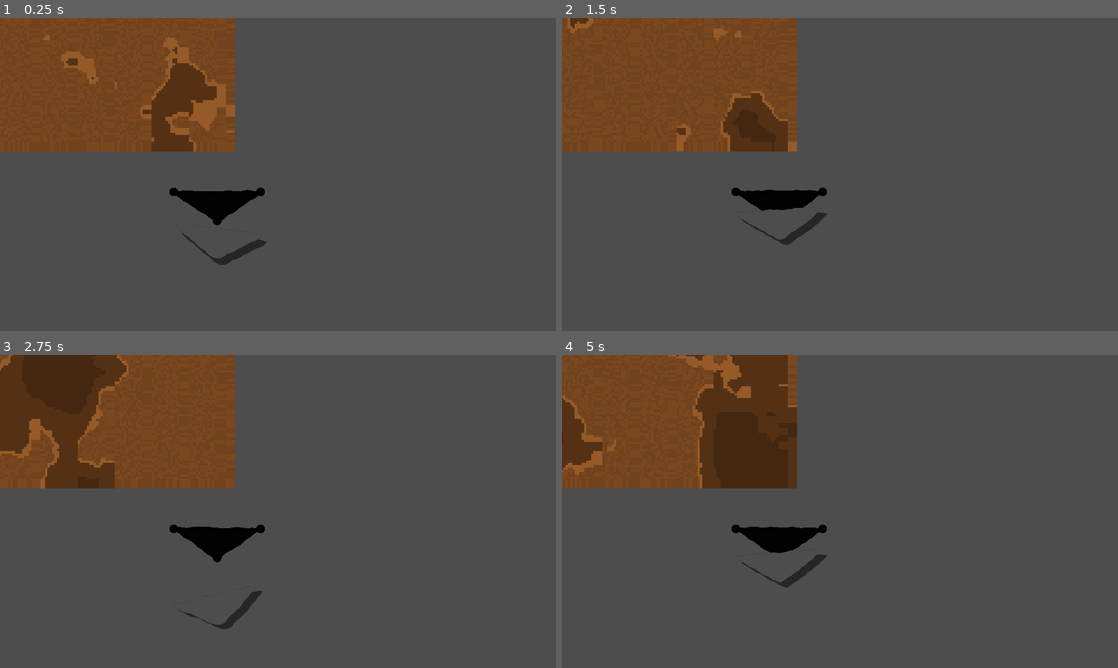
Above: before the commit, frames 1-4 (two rows, left to right).
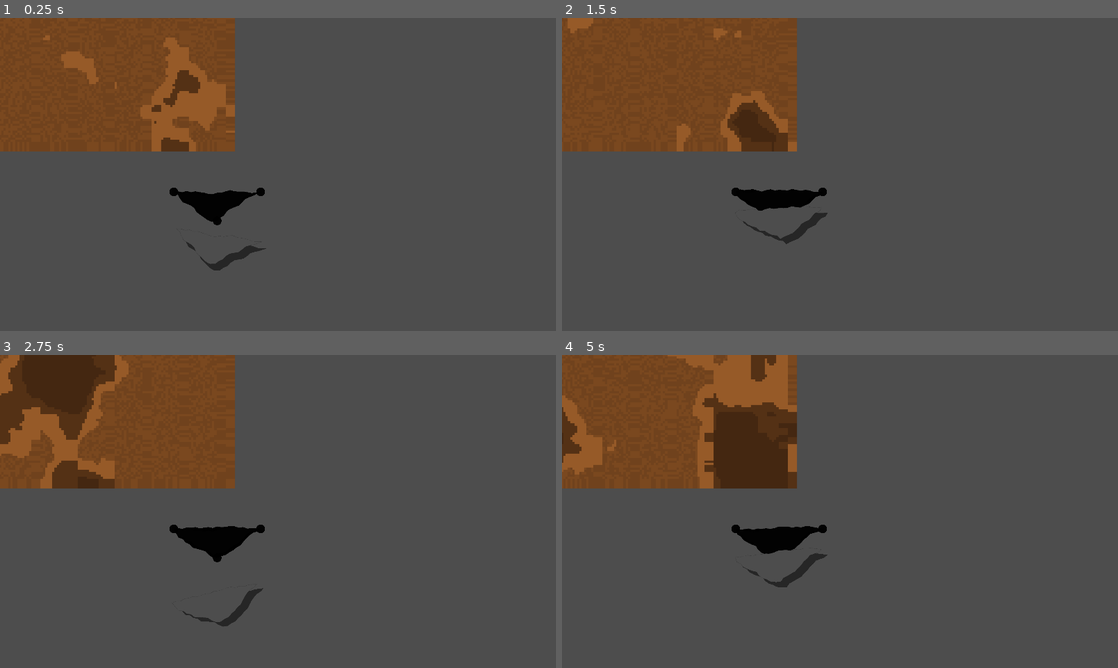
Above: after the commit, the same moments.

Repository: BrodeyYendall/MiningGameGodot
Game: Godot game, scene res://wall.tscn
The game is run twice, just before and just after one commit, with the same random seed, the same clock (stepped at 60 frames per second) and the same inputs.
Inputs (mouse positions are in pixels of both pictures, inside the frame that each line leads up to):
- Up to frame 1 (0.25 s): no input
- Up to frame 2 (1.5 s): tap Enter at 0.5 s; move the mouse to (962, 158) at 0.52 s; tap Tab at 0.6 s; click (962, 158) at 0.67 s; tap Space at 0.77, 0.8, 1.07, 1.35 s; move the mouse to (728, 190) at 1.27 s; click (728, 190) at 1.42 s
- Up to frame 3 (2.75 s): tap Space at 1.52, 1.82, 2.3 s; tap Tab at 1.55, 2.1 s; move the mouse to (333, 442) at 2.02 s; click (333, 442) at 2.17 s
- Up to frame 4 (5 s): move the mouse to (812, 574) at 2.77 s; tap Enter at 2.85 s; click (812, 574) at 2.92 s; tap Space at 3.02, 3.32, 3.77, 3.8, 4.07, 4.35, 4.52, 4.82 s; tap Tab at 3.05, 3.6, 4.55 s; move the mouse to (1006, 558) at 3.52 s; click (1006, 558) at 3.67 s; move the mouse to (673, 464) at 4.27 s; click (673, 464) at 4.42 s

The runs differ from the first frame. In frame 1, 1.8% of the frame differs, in the area x 11-48%, y 9-81%; in frame 2, 0.8%; in frame 3, 2.0%; in frame 4, 3.2%, in the area x 0-48%, y 0-75%.

Commit message:
Rewrote crack algorithm for better configuration and fixed the crack animation.

Diff:
--- a/constants.gd
+++ b/constants.gd
@@ -1,3 +1,27 @@
 extends Node
 
 const HOLE_SIZE = 15
+var CUTOUT_CRACK_CONFIG = CrackConfig.new(6, 12, 5, 3, 10, 0.04)
+var LARGE_CRACK_CONFIG = CrackConfig.new(10, 40, 15, 5, 1000)
+
+
+class CrackConfig:
+	var min_width: int
+	var max_width: int
+	var crack_variance: int
+	var width_variance: int
+	var max_variance: int
+	var animation_delay: float
+	var segment_size: int
+
+
+	func _init(min_width: int, max_width: int, crack_variance: int, width_variance: int,
+			max_variance: int, animation_delay: float = 0.0, segment_size: int = 15):
+
+		self.min_width = min_width
+		self.max_width = max_width
+		self.crack_variance = crack_variance
+		self.width_variance = width_variance
+		self.max_variance = max_variance
+		self.animation_delay = animation_delay
+		self.segment_size = segment_size
--- a/crack.gd
+++ b/crack.gd
@@ -1,62 +1,64 @@
 extends Node2D
 
-@export var segment_size = 15
-@export var half_crack_width = 7 # Must be odd
-@export var min_width = 3
-@export var animation_delay = 0.04
+var config: Constants.CrackConfig
 
 var start: Vector2
-var end: Vector2
+var end = Vector2(-1, -1)
+var direction: Vector2
 var iteration = 2
 var delta_progress = 0
-
-var crack_variance = (half_crack_width - 1) / 2
-var half_of_min_band = (min_width - 1) / 2
 
 var top_line: PackedVector2Array
 var bottom_line: PackedVector2Array
 
-func _ready():
-	assert(half_crack_width % 2 == 1, "half_crack_width must be odd")
-	assert(min_width % 2 == 1, "min_width must be odd")
+func generate_vertices_for_dir(start: Vector2, direction: Vector2, distance: float, config: Constants.CrackConfig) -> void:
+	self.start = start
+	self.direction = direction
+	self.config = config
 
-func generate_vertices(start: Vector2, end: Vector2) -> void:
-	self.start = start
-	self.end = end
-
-	var crack_lines = generate_crack_line(start, end)
+	var crack_lines = generate_crack_line(start, direction, distance)
 	top_line = crack_lines[0]
 	bottom_line = crack_lines[1]
 
+	if end == Vector2(-1, -1): # If not previously assigned a value
+		end = Vector2((top_line[-1].x + bottom_line[-1].x) / 2, (top_line[-1].y + bottom_line[-1].y) / 2)
 
-func generate_crack_line(start: Vector2, end: Vector2) -> Array[PackedVector2Array]:
-	var distance = start.distance_to(end)
-	var direction = start.direction_to(end)
+	# If we dont want an animation for this crack
+	if config.animation_delay == 0:
+		iteration = bottom_line.size()
+
+func generate_vertices(start: Vector2, end: Vector2, config: Constants.CrackConfig) -> void:
+	self.end = end
+
+	generate_vertices_for_dir(start, start.direction_to(end), start.distance_to(end), config)
+
+
+func generate_crack_line(start: Vector2, direction: Vector2, distance: float) -> Array[PackedVector2Array]:
 	var perpendicular_direction = Vector2(-direction.y, direction.x).normalized()
 
-	var offset = 0
-	var opposite_offset = 0
+	var offset = randi_range(-config.crack_variance, config.crack_variance)
+	var crack_width = randi_range(-config.width_variance, config.width_variance)
 	var centre_position = start
 
 	var main_points = PackedVector2Array()
-	var opposite_points = PackedVector2Array()
+	var width_points = PackedVector2Array()
 
-	var crack_line_buffer = perpendicular_direction * (crack_variance + half_of_min_band + 1)
+	while(distance > config.segment_size * 2):
+		centre_position = centre_position + (direction * config.segment_size)
 
-	while(distance > segment_size * 2):
-		centre_position = centre_position + (direction * segment_size)
-		offset = randi_range(max(-crack_variance, offset - crack_variance), min(crack_variance, offset + crack_variance))
-		opposite_offset = randi_range(max(-crack_variance, opposite_offset - crack_variance), min(crack_variance, opposite_offset + crack_variance))
+		offset = randi_range(max(-config.max_variance, offset - config.crack_variance), min(config.max_variance, offset + config.crack_variance))
+		crack_width = randi_range(max(config.min_width, crack_width - config.width_variance), min(config.max_width, crack_width + config.width_variance))
 
-		var next_position = round_vector2((centre_position - crack_line_buffer) - (perpendicular_direction * offset))
-		var opposite_line_next_position =  round_vector2((centre_position + crack_line_buffer) + (perpendicular_direction * opposite_offset))
+
+		var next_position = round_vector2(centre_position + (perpendicular_direction * offset))
+		var width_position =  round_vector2(next_position + (perpendicular_direction * crack_width))
 
 		main_points.append(next_position)
-		opposite_points.append(opposite_line_next_position)
+		width_points.append(width_position)
 
-		distance -= segment_size
+		distance -= config.segment_size
 
-	return [main_points, opposite_points]
+	return [main_points, width_points]
 
 func get_nearest_crack_line(vector: Vector2):
 	var crack_line: PackedVector2Array
@@ -88,7 +90,14 @@
 	bottom_short.reverse()
 
 	shortened_vertices.append_array(top_short)
-	shortened_vertices.append(end)
+	if iteration >= bottom_line.size():
+		shortened_vertices.append(end)
+	else:
+		# Give the crack a "point" at the end, making the animation more realistic.
+		var middle = Vector2((top_short[-1].x + bottom_short[0].x) / 2, (top_short[-1].y + bottom_short[0].y) / 2)
+		middle += direction * config.segment_size
+		shortened_vertices.append(middle)
+
 	shortened_vertices.append_array(bottom_short)
 
 	draw_colored_polygon(shortened_vertices, Color.BLACK)
@@ -96,8 +105,8 @@
 
 func _process(delta):
 	delta_progress += delta
-	if(delta_progress > animation_delay):
-		delta_progress - animation_delay
+	if(delta_progress > config.animation_delay):
+		delta_progress -= config.animation_delay
 		iteration += 1
 		queue_redraw()
 
--- /dev/null
+++ b/polygon_tester.gd
@@ -0,0 +1,22 @@
+extends Node2D
+
+var iteration = 0
+var vertices = [Vector2(600, 600), Vector2(615, 601), Vector2(630, 601), Vector2(645, 605), Vector2(660, 604), Vector2(675, 607), Vector2(660, 606.5)]
+var alt_vertices = []
+
+func _draw():
+	draw_circle(vertices[0], 2, Color.WHITE)
+	for i in range(1, iteration):
+		draw_circle(vertices[i], 2, Color.WHITE)
+		draw_line(vertices[i - 1], vertices[i], Color.GREEN, 1)
+
+	for point in alt_vertices:
+		draw_circle(point, 2, Color.BLUE)
+
+func _input(event):
+	if event is InputEventKey and event.is_pressed():
+		if event.keycode == KEY_TAB && iteration < vertices.size():
+			iteration += 1
+			queue_redraw()
+		if event.keycode == KEY_SPACE:
+			get_tree().reload_current_scene()
--- /dev/null
+++ b/polygon_tester.tscn
@@ -0,0 +1,6 @@
+[gd_scene load_steps=2 format=3 uid="uid://dineghj8c5vbk"]
+
+[ext_resource type="Script" path="res://polygon_tester.gd" id="1_nrc07"]
+
+[node name="polygon_tester" type="Node2D"]
+script = ExtResource("1_nrc07")
--- a/wall.gd
+++ b/wall.gd
@@ -153,7 +153,7 @@
 
 func create_crack_scene(start: Vector2, end: Vector2) -> Node2D:
 	var crack = crack_scene.instantiate()
-	var crack_vertices = crack.generate_vertices(start, end)
+	var crack_vertices = crack.generate_vertices(start, end, Constants.CUTOUT_CRACK_CONFIG)
 	$crack_holder.add_child(crack)
 	return crack
 
--- a/wall.tscn
+++ b/wall.tscn
@@ -24,6 +24,7 @@
 tile_set = SubResource("TileSet_7t0gw")
 format = 2
 script = ExtResource("3_hyv85")
+rock_level = 0.2
 
 [node name="hole_holder" type="Node2D" parent="."]
 modulate = Color(1, 1, 1, 0.97)
